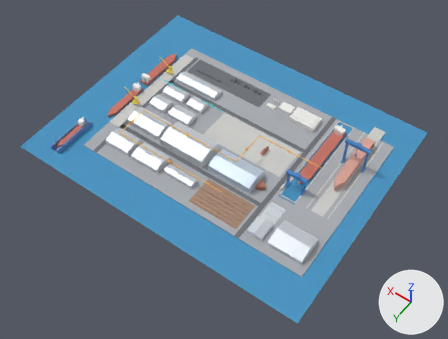
Two versions of the glTF model backend/sample_models/demo_shipyard.glb, one commit apart.
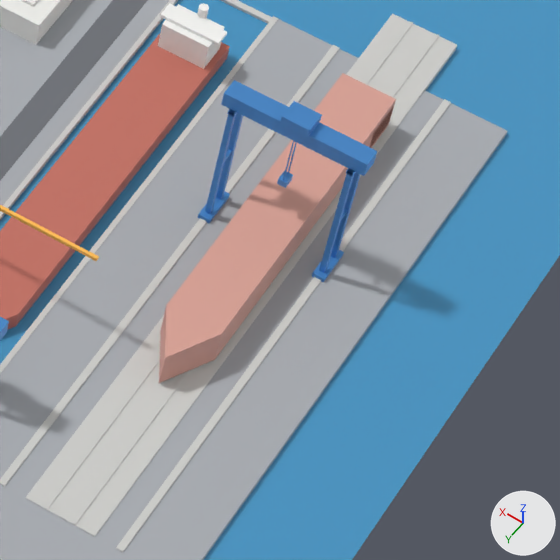
The first picture shows the older version from a camera (50 mm lens) standing at (-297.0, 1336.0, 1496.0) and looking at (398.0, 363.0, -33.0). The close-ups show the older and then the newer version on the part from 68% to 90% of the width and 37% to 65% of the height of that picture. Only the edits that show in the close-ups are written down. Arrows for +X, +Y and +Z are at lower right; the lights stay in place. Vertices at exactly the same position are counted once.

Script lines for the objects in view, before the commit:
```python
me_ctx_nb1001_hull_envelope = bpy.data.meshes.new('CTX_NB1001_HULL_ENVELOPE')
me_ctx_nb1001_hull_envelope.from_pydata(...)  # 10 vertices, 18 faces; spans x 54.0..86.0, y 36.0..260.0, z 2.0..24.0
me_ctx_nb1001_hull_envelope.materials.append(mat_mat_ctx_nb1001_envelope)  # pink #daa295
# before: 2 (54.0, 230.0, 2.0) at pixel (214, 359), 3 (54.0, 230.0, 24.0) at pixel (221, 334), 6 (86.0, 230.0, 2.0) at pixel (160, 330), 7 (86.0, 230.0, 24.0) at pixel (166, 305)
me_ctx_ship_in_dry_dock_hull = bpy.data.meshes.new('CTX_SHIP_IN_DRY_DOCK_HULL')
me_ctx_ship_in_dry_dock_hull.from_pydata(...)  # 10 vertices, 18 faces; spans x 150.0..186.0, y 40.0..300.0, z -11.0..7.0
me_ctx_ship_in_dry_dock_hull.materials.append(mat_mat_ctx_ship_hull)  # red #c46f61
me_node_a20_management_engineering = bpy.data.meshes.new('NODE_A20_MANAGEMENT_ENGINEERING')
me_node_a20_management_engineering.from_pydata(...)  # a box spanning x 240.0..330.0, y 40.0..95.0, z 0.0..16.0; a box spanning x 250.0..320.0, y 50.0..85.0, z 16.0..18.0; a box spanning x 340.0..385.0, y 40.0..72.0, z 0.0..7.0; a box spanning x 395.0..425.0, y 70.0..85.0, z 0.0..4.0; a 16-sided cylinder along z spanning x 398.0..402.0, y 50.0..54.0, z 0.0..14.0; a 16-sided cylinder along z spanning x 406.0..410.0, y 50.0..54.0, z 0.0..14.0; a 16-sided cylinder along z spanning x 414.0..418.0, y 50.0..54.0, z 0.0..14.0
me_node_a20_management_engineering.materials.append(mat_mat_office_facade)  # white #efefeb
ob_ctx_nb1001_hull_envelope = bpy.data.objects.new('CTX_NB1001_HULL_ENVELOPE', me_ctx_nb1001_hull_envelope)
ob_ctx_nb1001_hull_envelope.location = (0.0, 0.0, 0.0)
ob_ctx_ship_in_dry_dock_hull = bpy.data.objects.new('CTX_SHIP_IN_DRY_DOCK_HULL', me_ctx_ship_in_dry_dock_hull)
ob_ctx_ship_in_dry_dock_hull.location = (0.0, 0.0, 0.0)
ob_node_a20_management_engineering = bpy.data.objects.new('NODE_A20_MANAGEMENT_ENGINEERING', me_node_a20_management_engineering)
ob_node_a20_management_engineering.location = (0.0, 0.0, 0.0)
# also in view: 'NODE_A16_BUILDING_BERTH' at (70.0, 160.0, 0.0); 'CTX_SEA' at (450.0, 280.0, -3.0); 'CTX_SHIP_IN_DRY_DOCK_SUPERSTRUCTURE' at (168.0, 52.0, 19.0); 'CTX_YARD_GROUND' at (400.0, 280.0, -4.0); 'CTX_ROADS' at (483.0, 280.0, 0.0)
```
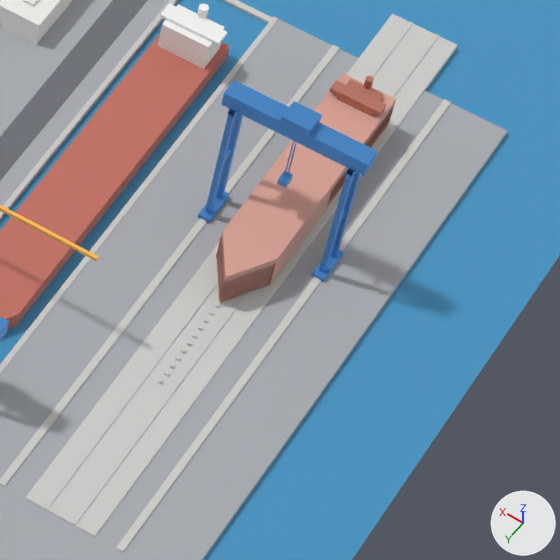
Boxes [x1, y1, x2, y2] around the edits, measured in the close-ups (560 x 560 px):
'CTX_NB1001_HULL_ENVELOPE', reshaped (24% narrower, 26% shorter): before [159, 73, 396, 383]; after [217, 73, 396, 303]
'NODE_NB1001_BLOCK_ACC_601', added (brown): after [329, 76, 386, 116]

The edits, one by one:
me_ctx_nb1001_hull_envelope is used by ob_ctx_nb1001_hull_envelope; location (0.0, 0.0, 0.0).
me_ctx_nb1001_hull_envelope had 10 vertices, 18 faces and spanned x 54.0..86.0, y 36.0..260.0, z 2.0..24.0.
me_ctx_nb1001_hull_envelope now has 10 vertices, 18 faces and spans x 54.0..86.0, y 36.0..196.0, z 2.0..24.0.
Part 1, on me_ctx_nb1001_hull_envelope:
Vertices 2, 3, 6, 7 of me_ctx_nb1001_hull_envelope move by (0.0, -60.0, 0.0).
Vertex 8 of me_ctx_nb1001_hull_envelope moves from (70.0, 260.0, 2.0) at pixel (159, 383) to (70.0, 196.0, 2.0) at pixel (219, 302).
Vertex 9 of me_ctx_nb1001_hull_envelope moves from (70.0, 260.0, 24.0) at pixel (165, 357) to (70.0, 196.0, 24.0) at pixel (225, 276).
Mesh me_node_nb1001_block_acc_601 is new.
It consists of a box spanning x 58.0..82.0, y 38.0..56.0, z 18.7..22.7; a box spanning x 60.0..80.0, y 39.5..54.5, z 22.7..26.7; a box spanning x 55.0..85.0, y 47.5..54.5, z 26.7..29.7; a 12-sided cylinder along z spanning x 67.8..72.2, y 36.8..41.2, z 22.7..32.7.
It uses material mat_mat_block_shop_primer (brown #c5816f).
Object 'NODE_NB1001_BLOCK_ACC_601' (ob_node_nb1001_block_acc_601) is new; it shows me_node_nb1001_block_acc_601.
Its location is (0.0, 0.0, 0.0).
